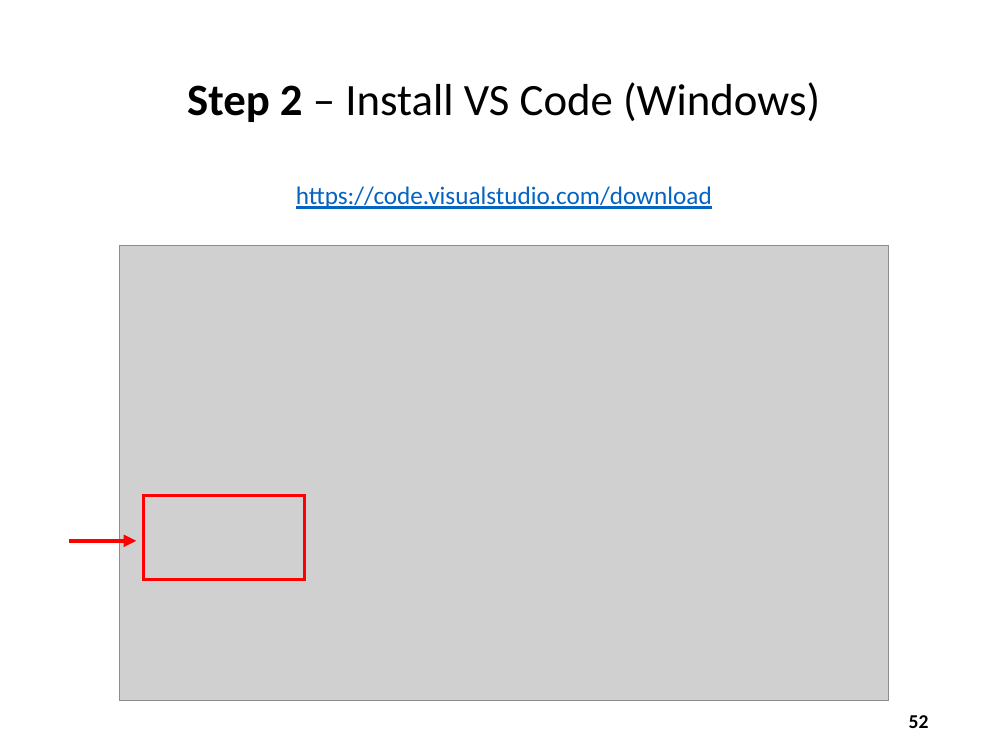
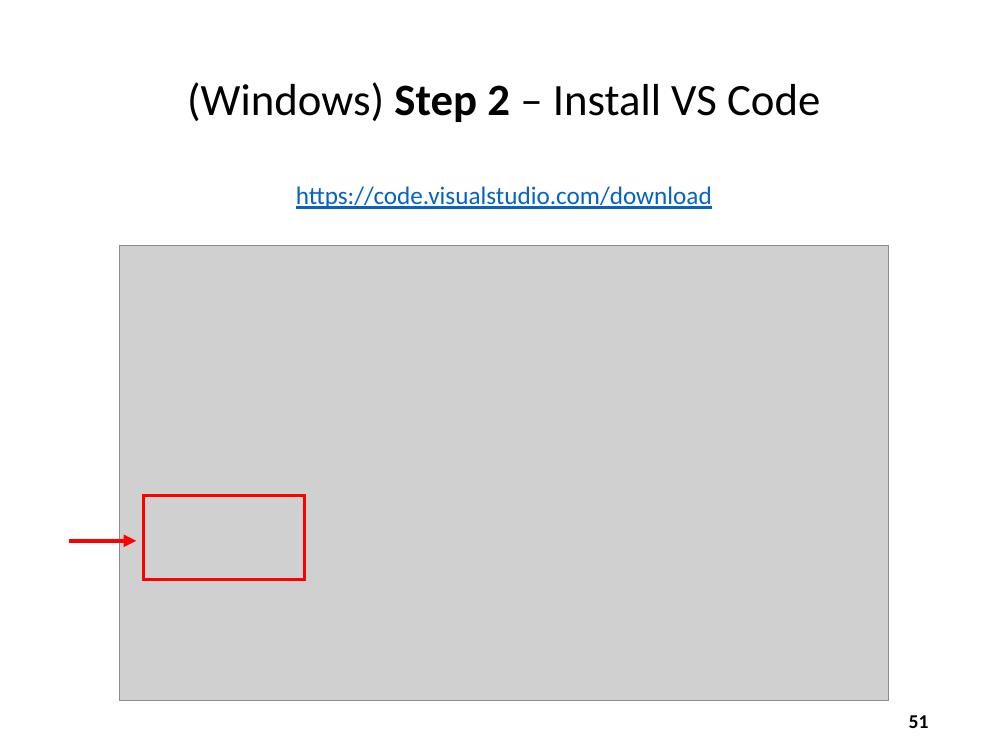
Before and after one commit to dbiersach/scicomp101, a slide deck: slide 51 of Session 01 - Introducing Scientific Computing/Session 01 - Introducing Scientific Computing.pptx (slide 52 before the commit). Drawn at 1008x756 pixels with LibreOffice and Linux fonts; fonts in the diff are those of the drawing; grey boxes stand for pictures. Boxes give left, top, right and bottom in pixels: in the first picture for what was removed or moved away, otherwise in the second. Text is boxed around its words. In the diff, an @@ line names an element or a change of style, - is before the commit and + after.

Commit message:
Update install steps

```diff
--- a/Session 01 - Introducing Scientific Computing/Session 01 - Introducing Scientific Computing.pptx
+++ b/Session 01 - Introducing Scientific Computing/Session 01 - Introducing Scientific Computing.pptx
@@ title at box(187, 82, 820, 122): text changed @@
-Step 2 – Install VS Code (Windows)
+(Windows) Step 2 – Install VS Code
@@ page number at box(909, 715, 929, 728): text changed @@
-52
+51
```
Also in this commit, not shown: 14 other slides changed, 2 slides added.
